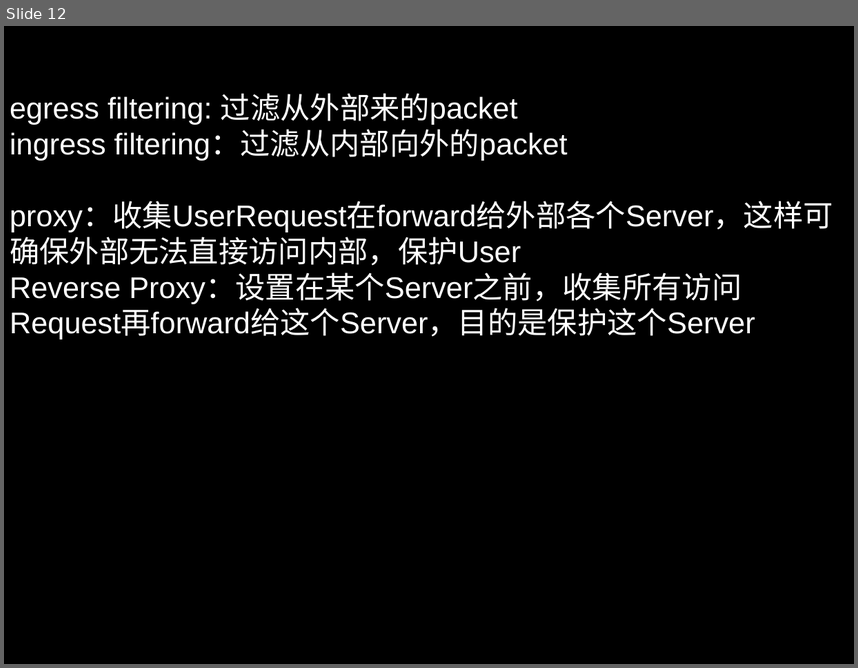
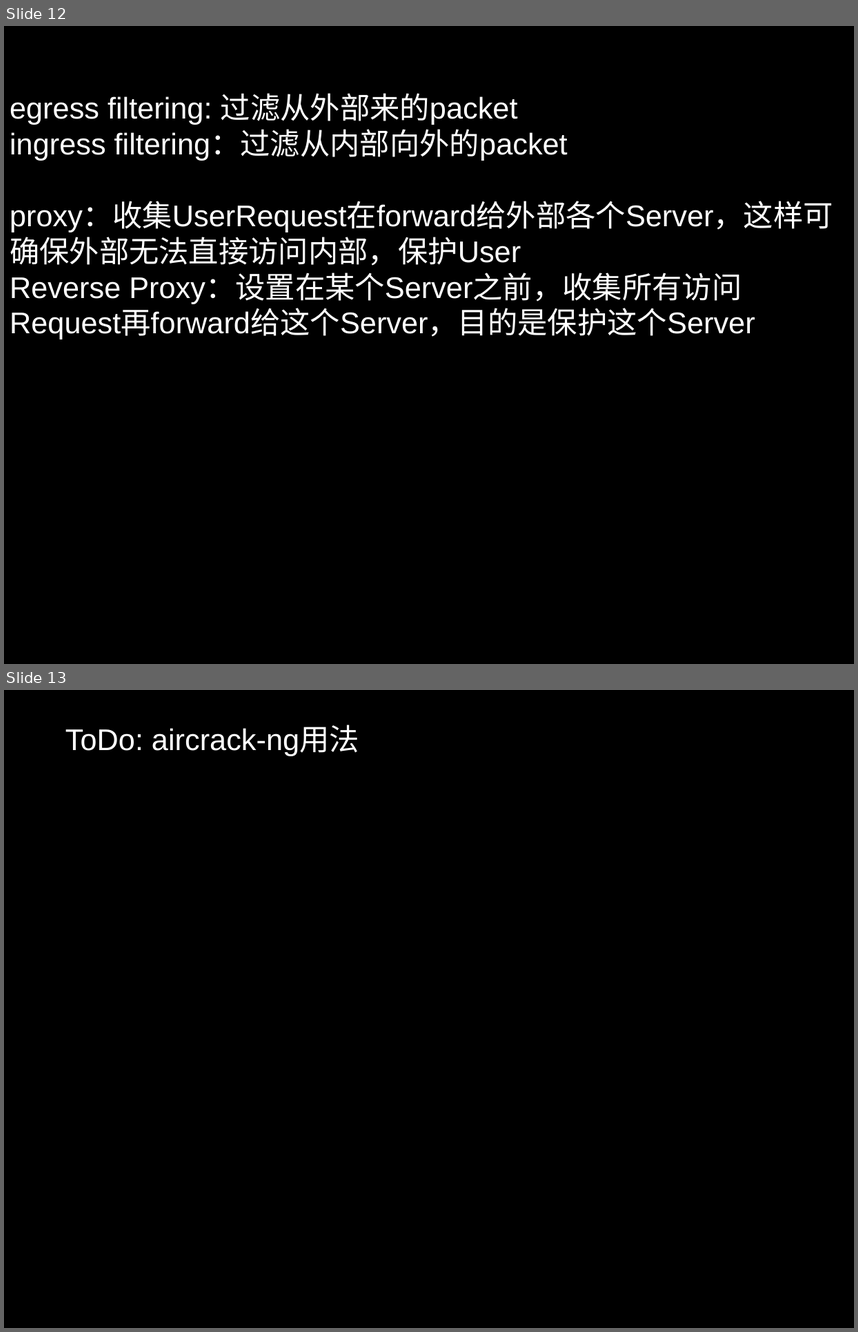
Before and after one commit to legend507/CommonSense, a slide deck: LearningNote/CEH/CEH.pptx. Shown one above the other, each under a label of ours: slide 12 before the commit, slides 12 and 13 after it. The pictures are 858x668 and 858x1332 pixels, drawn with LibreOffice and Linux fonts; fonts in the diff are those of the drawing. Boxes give left, top, right and bottom in pixels: in the first picture for what was removed or moved away, otherwise in the second. Text is boxed around its words. In the diff, an @@ line names an element or a change of style, - is before the commit and + after.

```diff
--- a/LearningNote/CEH/CEH.pptx
+++ b/LearningNote/CEH/CEH.pptx
@@ slide 13 added at (4, 690, 854, 1328), background #000000 @@
@@ text added at (65, 726, 359, 756), 36 pt, text #FFFFFF @@
+ToDo: aircrack-ng用法
```
